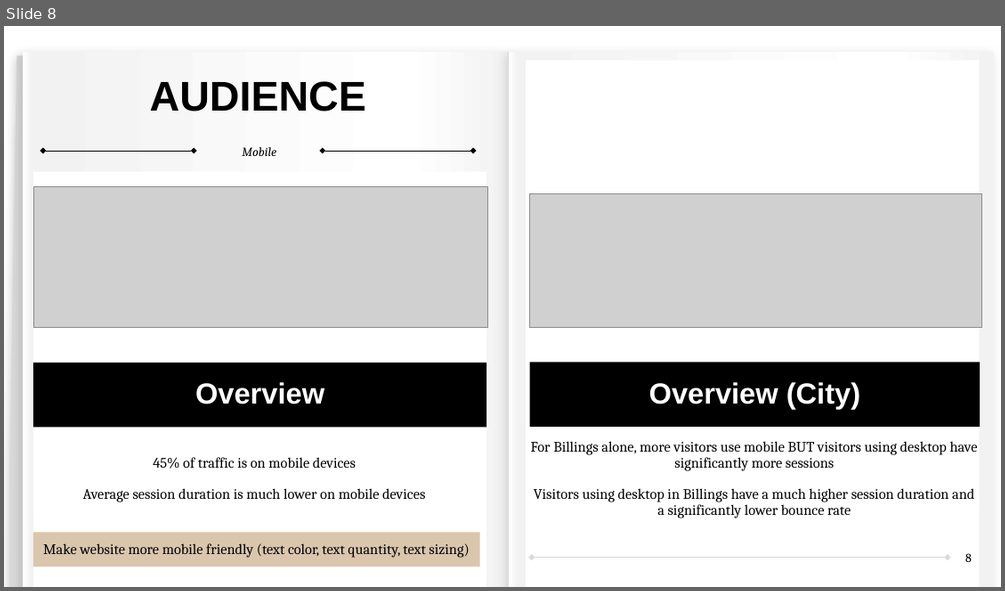
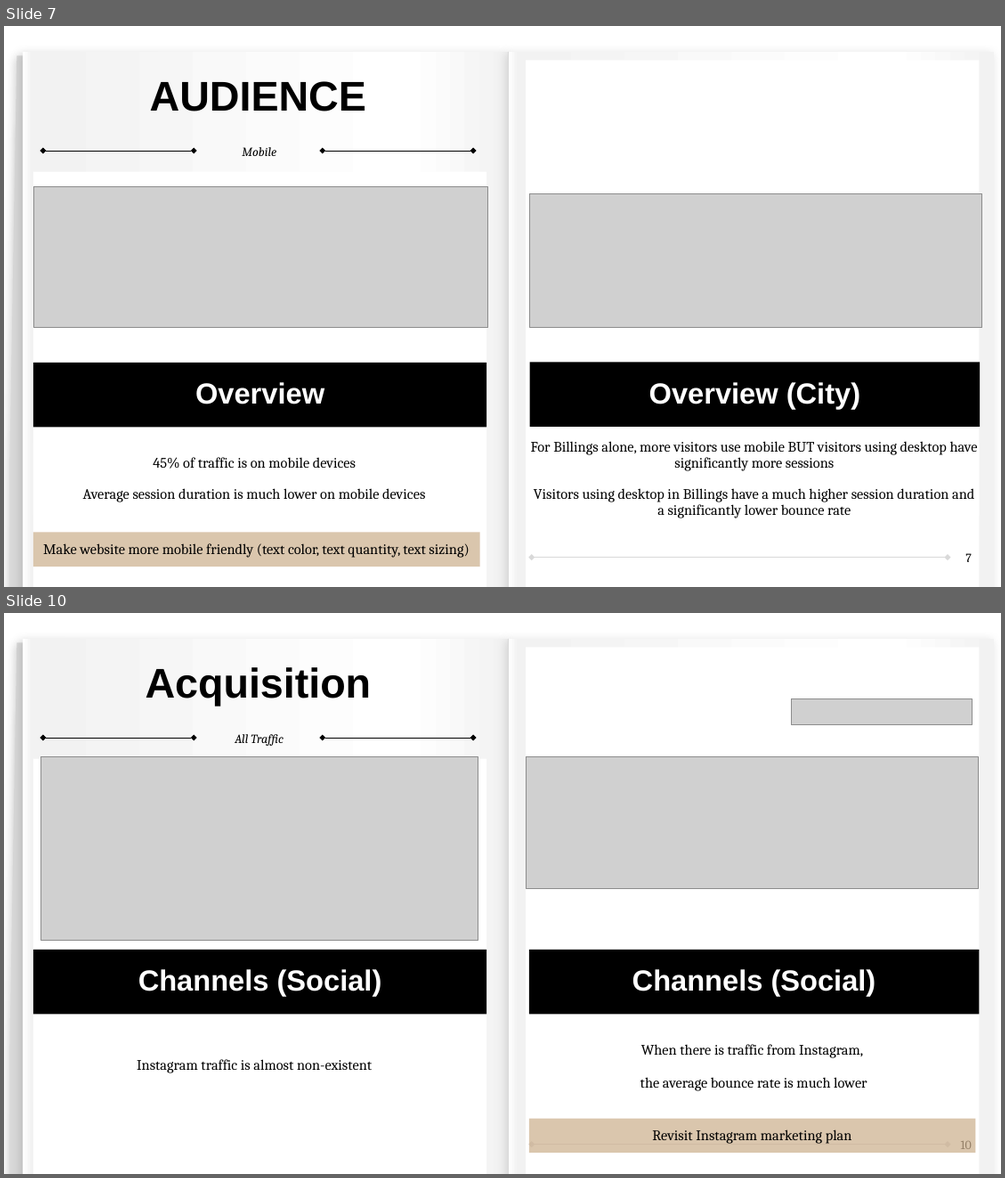
Before and after one commit to sibineejokela/Google_Analytics, a slide deck: Google_Analytics_ZJPhotography.pptx. Shown one above the other, each under a label of ours: slide 8 before the commit, slides 7 and 10 after it; the slides between them are not shown. The pictures are 1005x591 and 1005x1178 pixels, drawn with LibreOffice and Linux fonts; fonts in the diff are those of the drawing; grey boxes stand for pictures. Boxes give left, top, right and bottom in pixels: in the first picture for what was removed or moved away, otherwise in the second. Text is boxed around its words. In the diff, an @@ line names an element or a change of style, - is before the commit and + after.

Commit message:
added first draft details for acquisition

```diff
--- a/Google_Analytics_ZJPhotography.pptx
+++ b/Google_Analytics_ZJPhotography.pptx
@@ slide 10 added at [4,613,1001,1174], background #FFFFFF; not listed: 10 template elements that a slide beside it also shows @@
@@ freeform shape added at [8,643,614,1174], fill #D9D9D9 @@
@@ text added at [146,667,372,706], 40 pt, text #000000, bold @@
+Acquisition
@@ picture added at [792,699,971,725] @@
@@ text added at [235,734,283,746], 12 pt, text #000000, italic @@
+All Traffic
@@ picture added at [41,757,479,941] @@
@@ picture added at [526,757,979,888] @@
@@ text added at [33,949,486,1013], fill #000000, 28 pt, text #FFFFFF, bold @@
+Channels (Social)
@@ text added at [529,949,979,1013], fill #000000, 28 pt, text #FFFFFF, bold @@
+Channels (Social)
@@ text added at [137,1059,372,1073], 14 pt, text #000000 @@
+Instagram traffic is almost non-existent
@@ text added at [640,1044,866,1091], 14 pt, text #000000 @@
+When there is traffic from Instagram,
+the average bounce rate is much lower
@@ text added at [529,1119,975,1153], fill #CDB18F at 73% opacity, 14 pt, text #000000 @@
+Revisit Instagram marketing plan
@@ page number added at [961,1141,971,1149], 12 pt, text #000000 @@
+10
@@ what was slide 8 is now slide 7 @@
@@ page number at [965,553,971,562]: text changed @@
-8
+7
```
Also in this commit, not shown: 2 slides changed, 9 other slides added, 1 slide removed, 25 other files.
